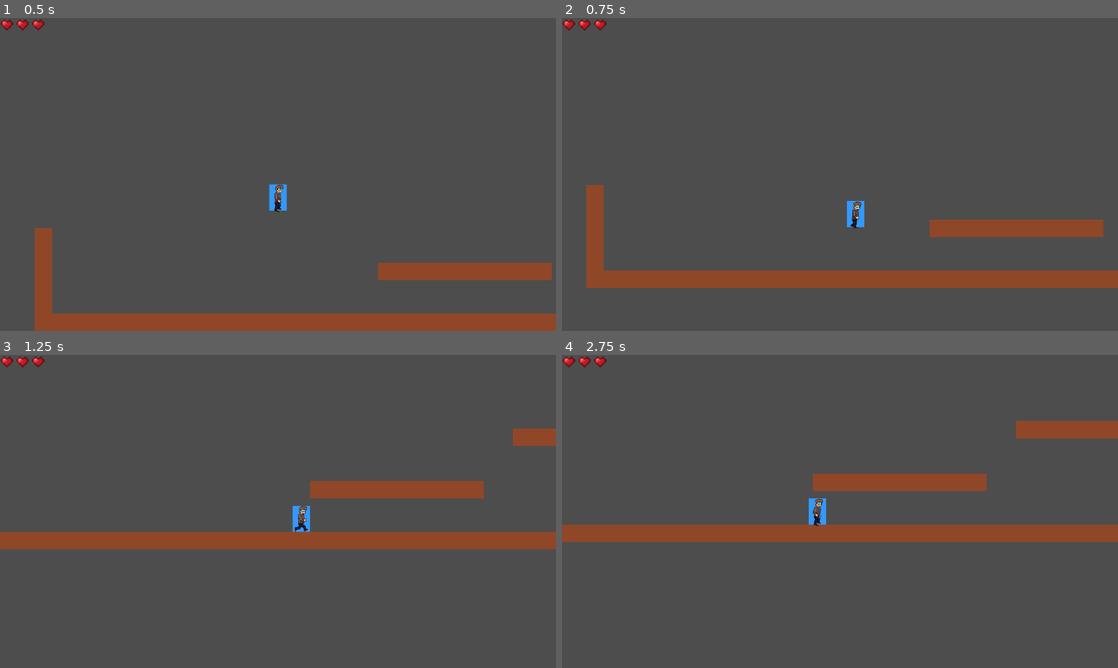
Above: before the commit, frames 1-4 (two rows, left to right).
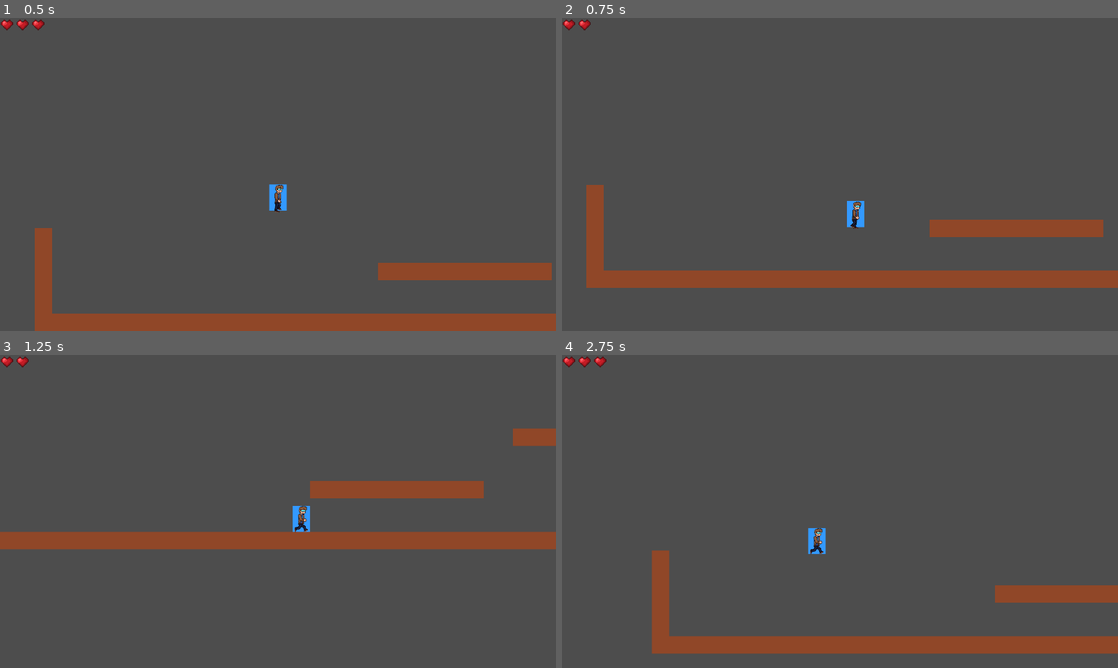
Above: after the commit, the same moments.

Repository: ShadowKnight-13/Platformer-Game
Game: Godot game, scene res://Main.tscn
Two runs of this game, one before a commit and one after it. Both use one fixed random seed, a clock stepped at 60 frames per second and the inputs below.
Inputs:
- Up to frame 1 (0.5 s): no input
- Up to frame 2 (0.75 s): hold D (move_right) from 0.53 s (still down); tap X (damage_player, bound only after the commit) at 0.6 s
- Up to frame 3 (1.25 s): keep holding D (move_right); tap Space (jump) at 0.77 s
- Up to frame 4 (2.75 s): tap X (damage_player, bound only after the commit) at 1.35, 2.1 s; tap Space (jump) at 1.52 s; release D (move_right) at 2.03 s; hold A (move_left) from 2.03 s (still down)

Frame 1 is identical in both runs. In frame 2, less than 0.1% of the frame differs, in the area x 5-8%, y 0-4%; in frame 3, less than 0.1%; in frame 4, 15%, in the area x 0-100%, y 21-96%.

Commit message:
player health fixes 2 electric boogaloo

Diff:
--- a/Main.tscn
+++ b/Main.tscn
@@ -36,3 +36,5 @@
 layout_mode = 2
 texture = ExtResource("4_fos0i")
 stretch_mode = 2
+
+[connection signal="health_changed" from="Player" to="health_ui/HBoxContainer" method="_on_player_health_changed"]
--- a/Player.gd
+++ b/Player.gd
@@ -26,7 +26,7 @@
 var x_input: float = 0.0
 var velocity_weight_x := 0.15
 
-
+signal health_changed
 
 
 
@@ -38,6 +38,11 @@
 func kill_player():
 	if Input.is_action_just_pressed("kill_player"):
 		health = 0
+
+func damage_player():
+	if Input.is_action_just_pressed("damage_player"):
+		health = health - 1
+		emit_signal("health_changed", health)
 
 func _physics_process(delta):
 
@@ -90,3 +95,4 @@
 	move_and_slide()
 	player_death()
 	kill_player()
+	damage_player()
--- a/project.godot
+++ b/project.godot
@@ -47,6 +47,11 @@
 "events": [Object(InputEventKey,"resource_local_to_scene":false,"resource_name":"","device":0,"window_id":0,"alt_presse …(189 unchanged characters)…
 ]
 }
+damage_player={
+"deadzone": 0.2,
+"events": [Object(InputEventKey,"resource_local_to_scene":false,"resource_name":"","device":-1,"window_id":0,"alt_pressed":false,"shift_pressed":false,"ctrl_pressed":false,"meta_pressed":false,"pressed":false,"keycode":0,"physical_keycode":88,"key_label":0,"unicode":120,"location":0,"echo":false,"script":null)
+]
+}
 
 [layer_names]
 
